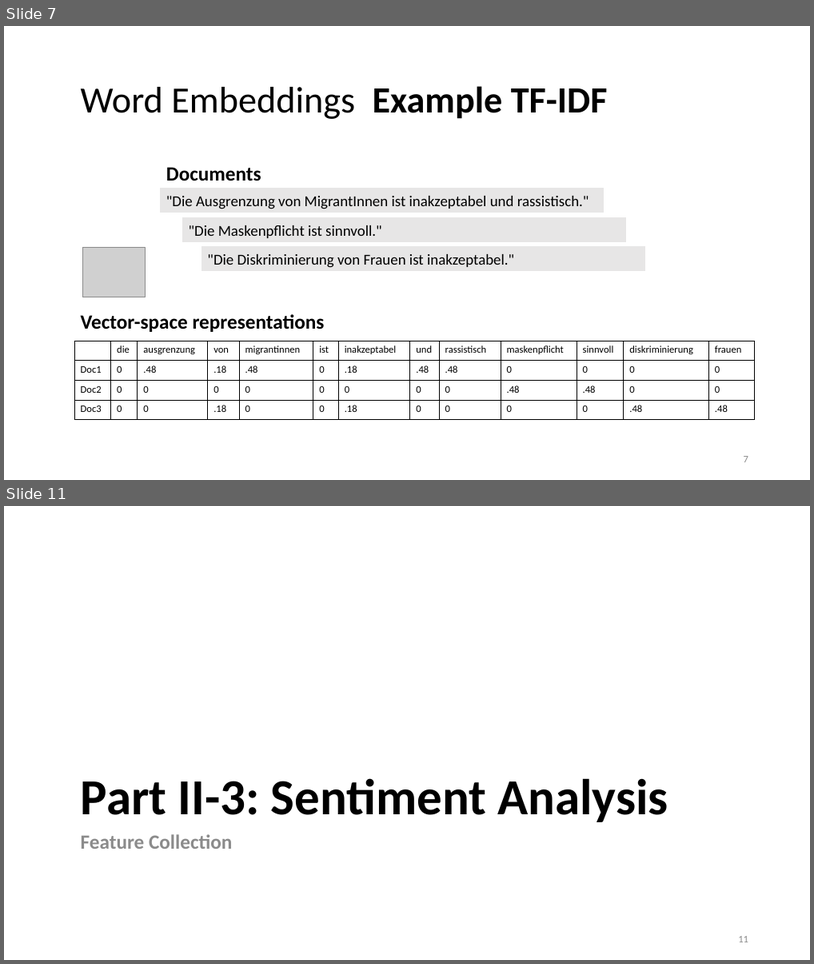
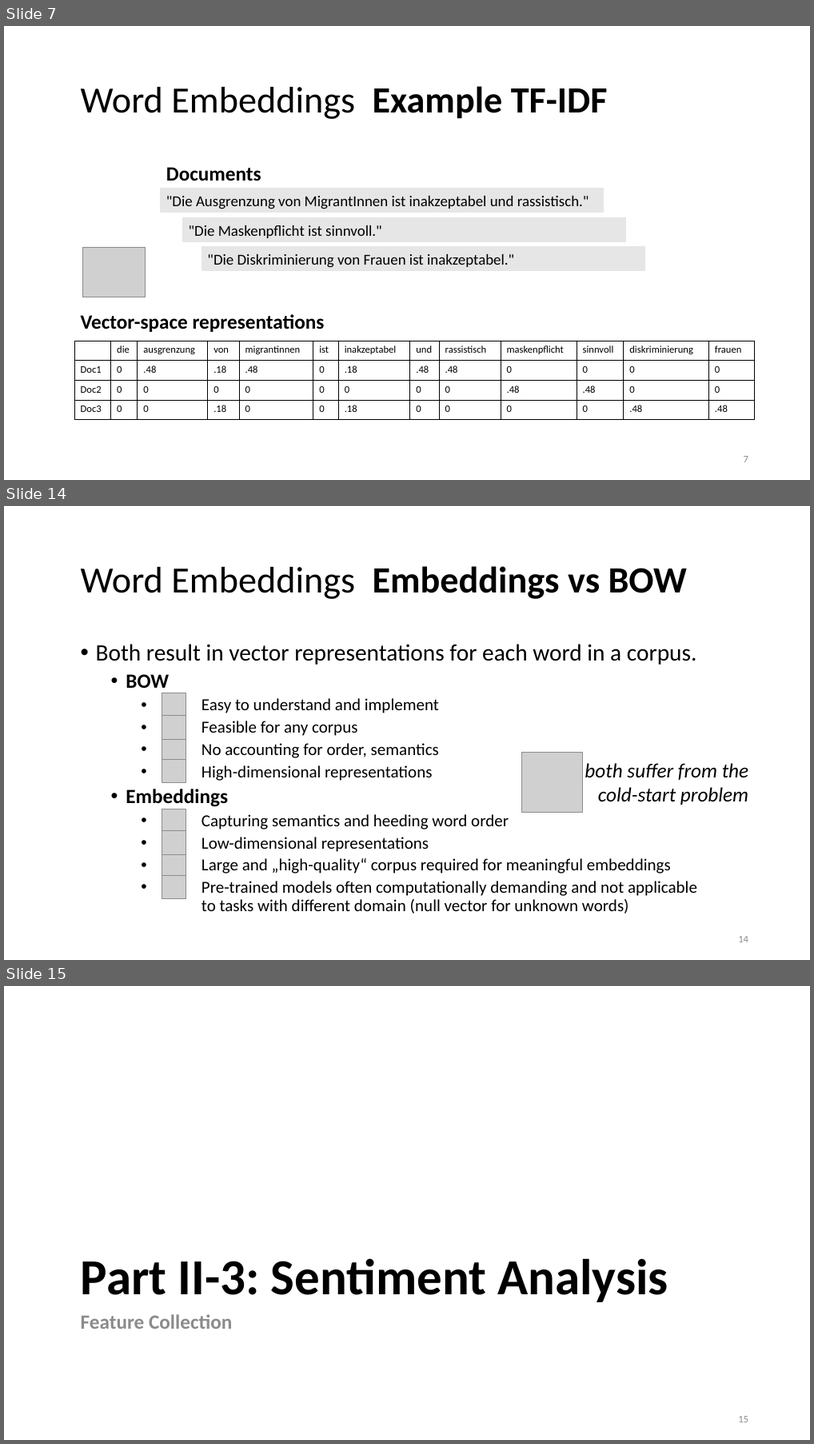
Before and after one commit to lisa-wm/consulting, a slide deck: 5_seminar/Contents_Part_02/slides/slides_II_3.pptx. Shown one above the other, each under a label of ours: slides 7 and 11 before the commit, slides 7, 14 and 15 after it; the slides between them are not shown. The pictures are 814x964 and 814x1444 pixels, drawn with LibreOffice and Linux fonts; fonts in the diff are those of the drawing; grey boxes stand for pictures. Boxes give left, top, right and bottom in pixels: in the first picture for what was removed or moved away, otherwise in the second. Text is boxed around its words. In the diff, an @@ line names an element or a change of style, - is before the commit and + after.

Commit message:
finished slides on embeddings and fixed bug in emb code

```diff
--- a/5_seminar/Contents_Part_02/slides/slides_II_3.pptx
+++ b/5_seminar/Contents_Part_02/slides/slides_II_3.pptx
@@ slide 14 added at [4,506,810,960], background #FFFFFF @@
@@ title added at [81,566,687,599], 44 pt, text #000000, bold @@
+Word Embeddings Embeddings vs BOW
@@ text added at [96,644,698,913], 20 pt, text #000000 @@
+• Both result in vector representations for each word in a corpus.
+  • BOW
+    • Easy to understand and implement
+    • Feasible for any corpus
+    • No accounting for order, semantics
+    • High-dimensional representations
+  • Embeddings
+    • Capturing semantics and heeding word order
+    • Low-dimensional representations
+    • Large and „high-quality“ corpus required for meaningful embeddings
+    • Pre-trained models often computationally demanding and not applicable
+      to tasks with different domain (null vector for unknown words)
@@ picture added at [162,692,186,716] @@
@@ picture added at [162,716,186,739] @@
@@ picture added at [162,737,186,760] @@
@@ picture added at [162,759,186,783] @@
@@ picture added at [522,752,583,812] @@
@@ text added at [585,763,749,804], 24 pt, text #000000, italic @@
+both suffer from the cold-start problem
@@ picture added at [162,808,186,832] @@
@@ picture added at [162,831,186,855] @@
@@ picture added at [162,852,186,876] @@
@@ picture added at [162,875,186,899] @@
@@ page number added at [738,936,749,942], 12 pt, text #8C8C8C @@
+14
@@ what was slide 11 is now slide 15 @@
@@ page number at [738,1416,749,1422]: text changed @@
-11
+15
```
Also in this commit, not shown: 4 slides changed, 3 other slides added, 5 other files.
